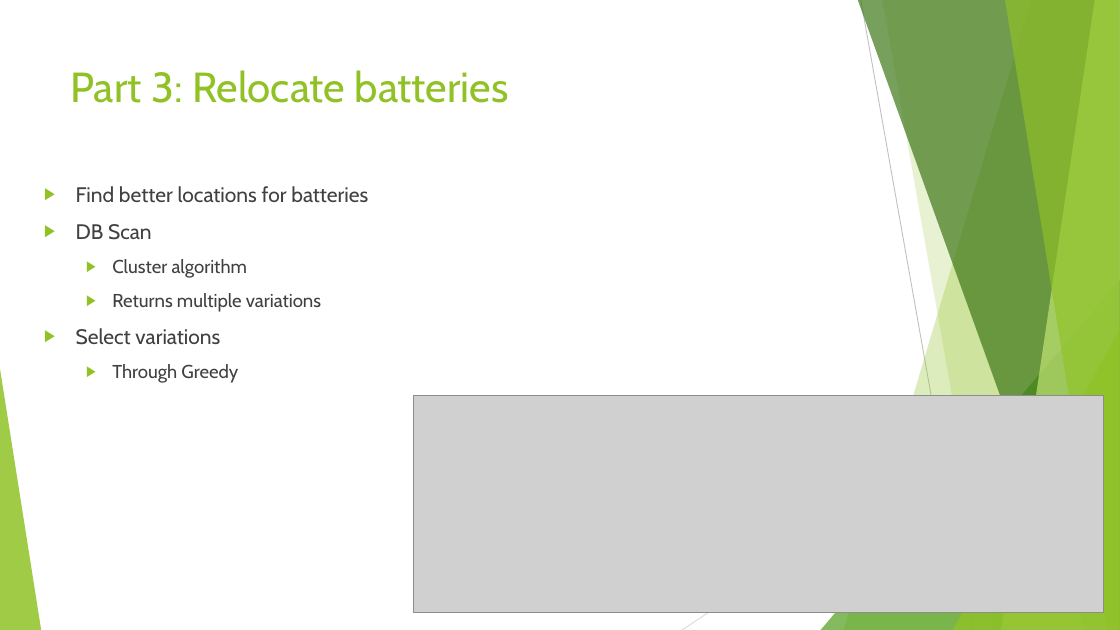
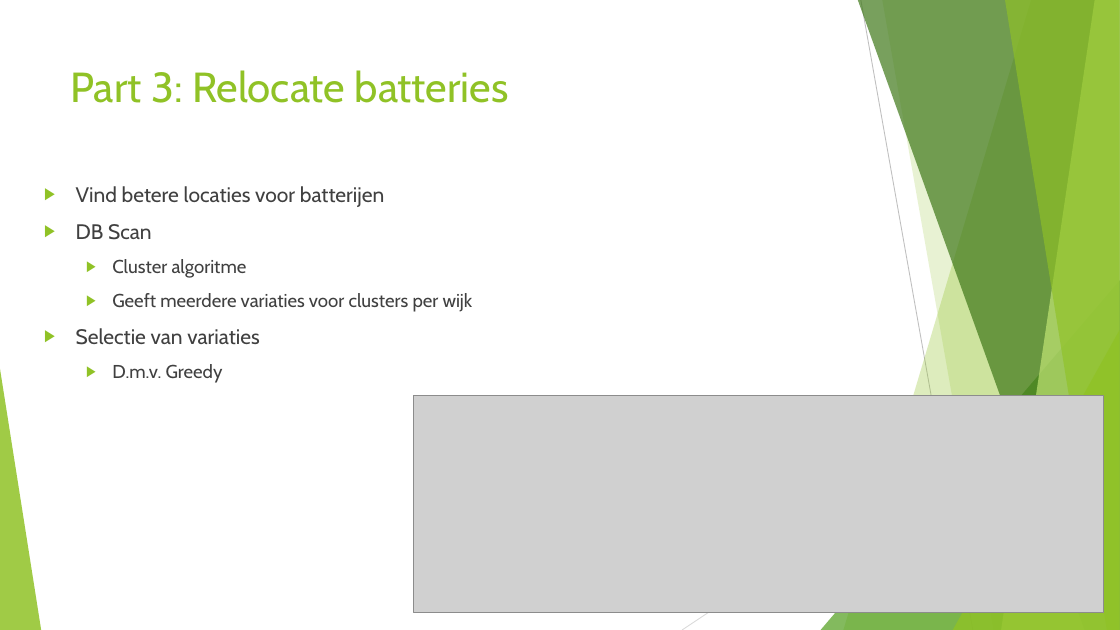
Before and after one commit to JSMR-heuristics/JSMR, a slide deck: slide 7 of EndPres.pptx. Drawn at 1120x630 pixels with LibreOffice and Linux fonts; fonts in the diff are those of the drawing; grey boxes stand for pictures. Boxes give left, top, right and bottom in pixels: in the first picture for what was removed or moved away, otherwise in the second. Text is boxed around its words. In the diff, an @@ line names an element or a change of style, - is before the commit and + after.

```diff
--- a/EndPres.pptx
+++ b/EndPres.pptx
@@ text at bbox=[76, 186, 384, 207]: text changed @@
-▶ Find better locations for batteries
+▶ Vind betere locaties voor batterijen
@@ text at bbox=[76, 259, 473, 383]: text changed @@
-  ▶ Cluster algorithm
-  ▶ Returns multiple variations
-▶ Select variations
-  ▶ Through Greedy
+  ▶ Cluster algoritme
+  ▶ Geeft meerdere variaties voor clusters per wijk
+▶ Selectie van variaties
+  ▶ D.m.v. Greedy
```
Also in this commit, not shown: 9 other slides changed, 1 slide added, 1 slide removed.
